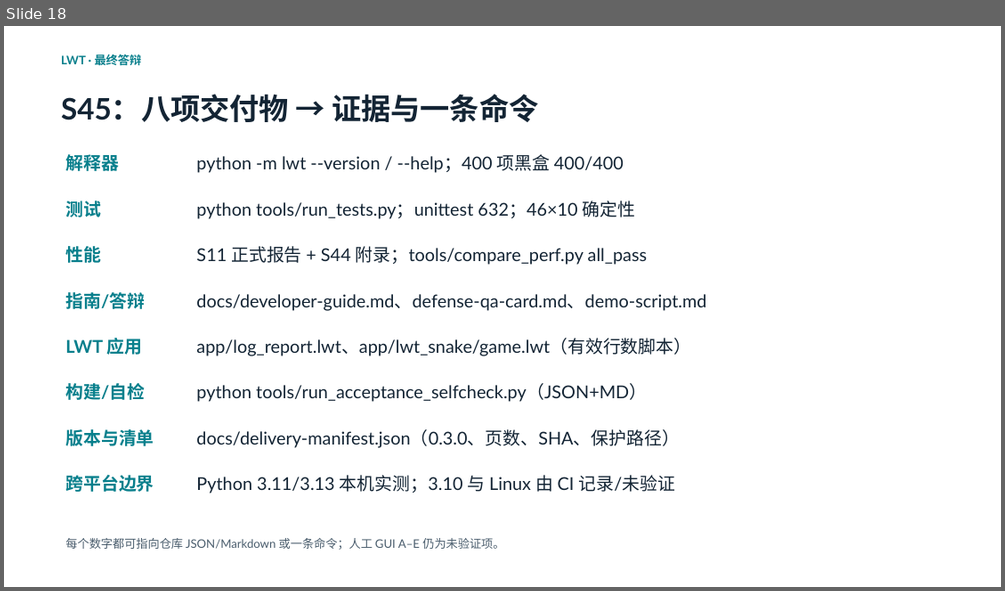
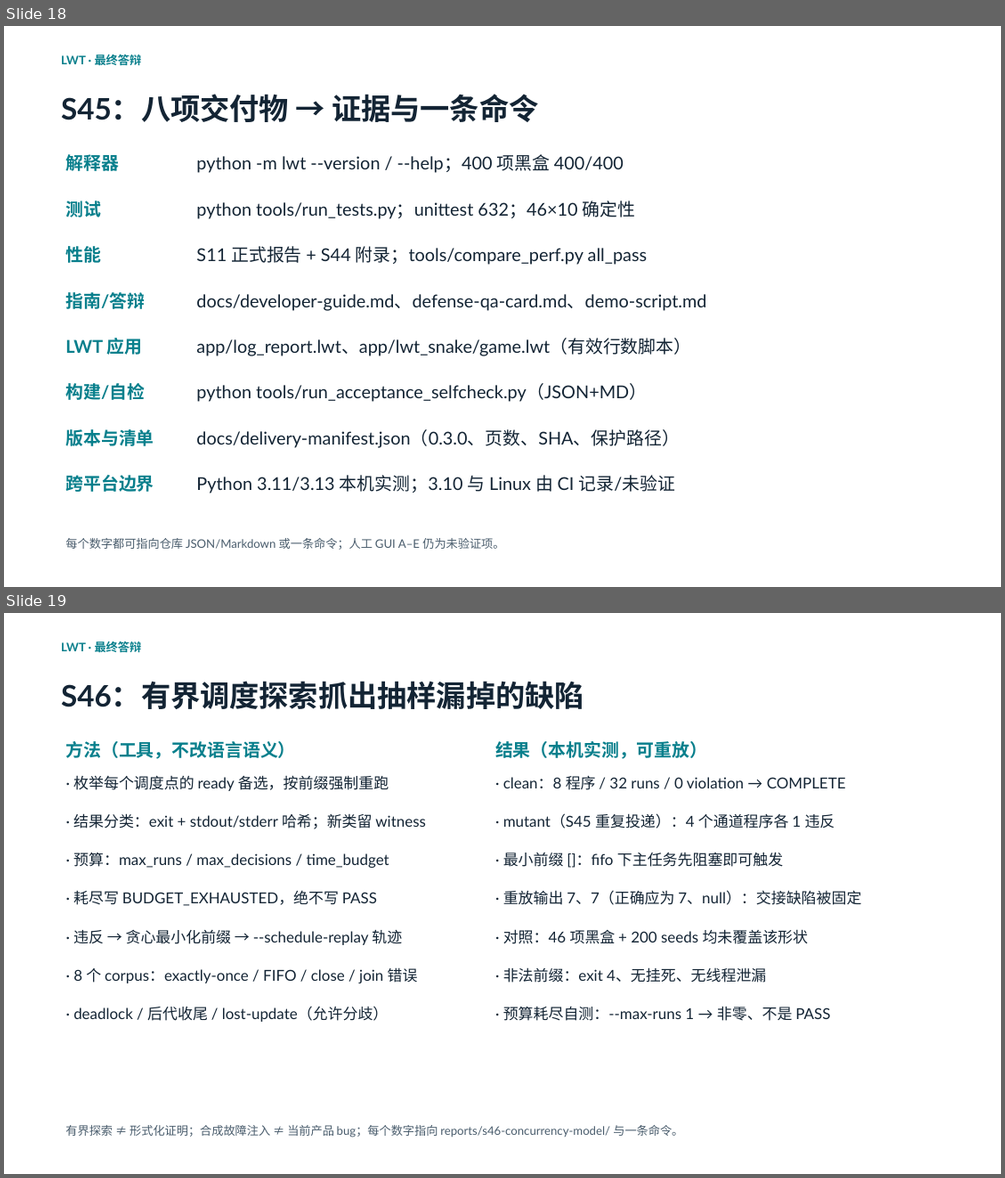
Before and after one commit to 05T1925/Interpreted-general-purpose-scripting-language-LWT, a slide deck: slides/LWT介绍.pptx. Shown one above the other, each under a label of ours: slide 18 before the commit, slides 18 and 19 after it. The pictures are 1005x591 and 1005x1178 pixels, drawn with LibreOffice and Linux fonts; fonts in the diff are those of the drawing. Boxes give left, top, right and bottom in pixels: in the first picture for what was removed or moved away, otherwise in the second. Text is boxed around its words. In the diff, an @@ line names an element or a change of style, - is before the commit and + after.

Commit message:
docs(delivery): S46 report, tool contract, 19-page PPT and manifest
WP6/WP7: adds docs/concurrency-model-check.md (bounded systematic exploration, explicitly not a formal proof; budgets, invariants, minimization, witness reading, mutant replay boundary, limitations) and docs/s46-concurrency-verification.md (bold 'baseline not reviewed (S43/S44/S45)', WP table, S45 review, clean 32 runs/81 decision points/0 violations, lost-update allowed outcomes with two replayable witnesses, mutant 4 violations with minimized prefix [] and 7\n7\n replay, budget/invalid-prefix evidence, comparison with 46 black-box cases and the S43 200-seed runs, unverified items). Updates docs/concurrency.md with a verification-tool section, demo-script with a 50-second clean/mutant/witness segment, defense-qa-card with three Q&A (random seeds vs CHESS, bounded != proof, how the S45 defect is caught), final-acceptance-checklist with S46 rows, README/project/roadmap status, and manifest (unittest 664, PPT 19 pages, new sha 44e9c8bd..., evidence.s46).

PPT 18->19 pages with 'S46: bounded schedule exploration'; the slide-10 native chart still has exactly 12 value points (asserted before and after save). Evidence added under reports/s46-concurrency-model/: clean summary (all_pass true, COMPLETE 8/8, 0 violations/budget/leaks/replay failures), mutant summary (4 violations, prefix [], harness replay matches), witnesses with traces, and the 46x10 determinism baseline. Selfcheck artifacts are committed separately after the clean-tree run. Not pushed.

```diff
--- a/slides/LWT介绍.pptx
+++ b/slides/LWT介绍.pptx
@@ slide 19 added at box(4, 613, 1001, 1174), background #FFFFFF @@
@@ text added at box(61, 641, 142, 652), 11.2 pt, text #087F8C, bold @@
+LWT · 最终答辩
@@ text added at box(61, 682, 584, 709), 28.5 pt, text #132434, bold @@
+S46：有界调度探索抓出抽样漏掉的缺陷
@@ text added at box(66, 741, 296, 759), 17 pt, text #087F8C, bold @@
+方法（工具，不改语言语义）
@@ text added at box(495, 741, 707, 759), 17 pt, text #087F8C, bold @@
+结果（本机实测，可重放）
@@ text added at box(73, 775, 388, 791), 14.5 pt, text #132434 @@
+· 枚举每个调度点的 ready 备选，按前缀强制重跑
@@ text added at box(503, 776, 846, 790), 14.5 pt, text #132434 @@
+· clean：8 程序 / 32 runs / 0 violation → COMPLETE
@@ text added at box(73, 813, 425, 829), 14.5 pt, text #132434 @@
+· 结果分类：exit + stdout/stderr 哈希；新类留 witness
@@ text added at box(503, 813, 835, 828), 14.5 pt, text #132434 @@
+· mutant（S45 重复投递）：4 个通道程序各 1 违反
@@ text added at box(73, 852, 389, 868), 14.5 pt, text #132434 @@
+· 预算：max_runs / max_decisions / time_budget
@@ text added at box(503, 852, 783, 868), 14.5 pt, text #132434 @@
+· 最小前缀 []：fifo 下主任务先阻塞即可触发
@@ text added at box(73, 890, 377, 906), 14.5 pt, text #132434 @@
+· 耗尽写 BUDGET_EXHAUSTED，绝不写 PASS
@@ text added at box(503, 891, 861, 905), 14.5 pt, text #132434 @@
+· 重放输出 7、7（正确应为 7、null）：交接缺陷被固定
@@ text added at box(73, 930, 402, 945), 14.5 pt, text #132434 @@
+· 违反 → 贪心最小化前缀 → --schedule-replay 轨迹
@@ text added at box(503, 929, 809, 944), 14.5 pt, text #132434 @@
+· 对照：46 项黑盒 + 200 seeds 均未覆盖该形状
@@ text added at box(73, 967, 418, 983), 14.5 pt, text #132434 @@
+· 8 个 corpus：exactly-once / FIFO / close / join 错误
@@ text added at box(503, 967, 766, 982), 14.5 pt, text #132434 @@
+· 非法前缀：exit 4、无挂死、无线程泄漏
@@ text added at box(73, 1006, 388, 1022), 14.5 pt, text #132434 @@
+· deadlock / 后代收尾 / lost-update（允许分歧）
@@ text added at box(503, 1005, 830, 1021), 14.5 pt, text #132434 @@
+· 预算耗尽自测：--max-runs 1 → 非零、不是 PASS
@@ text added at box(65, 1125, 683, 1137), 11.2 pt, text #4A5D6D @@
+有界探索 ≠ 形式化证明；合成故障注入 ≠ 当前产品 bug；每个数字指向 reports/s46-concurrency-model/ 与一条命令。
```
Also in this commit, not shown: 37 other files.
